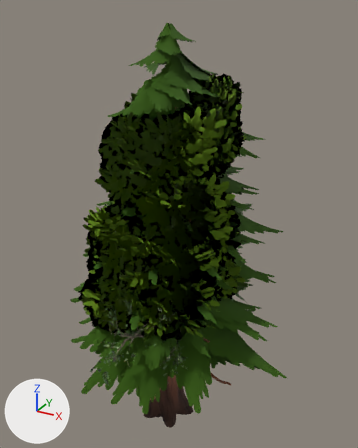
The glTF model public/models/hi/trees.glb as it was, and as the next commit left it.
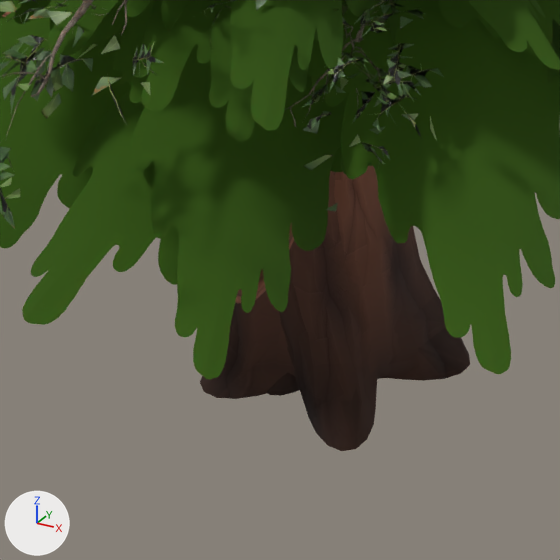
There are two pictures of each version: one whole from a camera (50 mm lens) standing at (5.54, -9.42, 10.28) and looking at (0.04, 0.58, 5.28), one close up on the part from 30% to 59% of the width and 77% to 100% of the height. Lighting does not change. The marker at lower left points along +X, +Y and +Z. The first two pictures are the older version. Where no turn or scale is listed for an object, it has been applied to the vertices.

Names of what the first close-up shows: 'aspen', 'common1', 'common2', 'common3', 'common4', 'common5', 'pine1', 'pine2', 'pine4', 'pine5'.
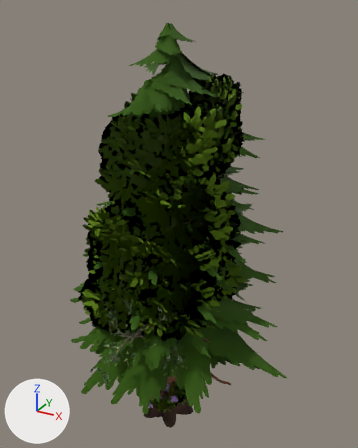
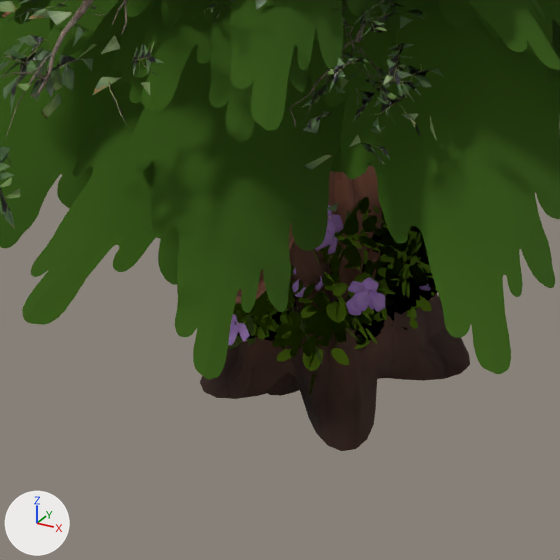
Changed parts and their boxes (x1, y1, x2, y2) in the close-ups (560 x 560 px):
```json
{"object": "bush", "change": "added", "after": [228, 197, 441, 395], "faces in mat_leaves_normaltree": [229, 197, 441, 395], "faces in mat_flowers": [228, 205, 431, 345]}
```

Edits to the scene script, one JSON object a line:
```json
{"op": "add", "block": "img_flowers", "code": ["img_flowers = load_image('Flowers', '_unpacked/Flowers', 1008, 981, 'sRGB')"]}
{"op": "add", "block": "mat_flowers", "code": ["mat_flowers = bpy.data.materials.new('Flowers')", "# uses the picture img_flowers"]}
{"op": "add", "block": "me_tree_009", "code": ["me_tree_009 = bpy.data.meshes.new('tree.009')", "me_tree_009.from_pydata(...)  # 2304 vertices, 1368 faces; spans x -0.96..0.96, y -0.98..0.98, z -0.79..0.79", "# faces by material slot: [900, 468]", "me_tree_009.materials.append(mat_leaves_normaltree)", "me_tree_009.materials.append(mat_flowers)"]}
{"op": "add", "block": "ob_bush", "code": ["ob_bush = bpy.data.objects.new('bush', me_tree_009)", "ob_bush.location = (0.034, -0.008, 0.556)"]}
```
